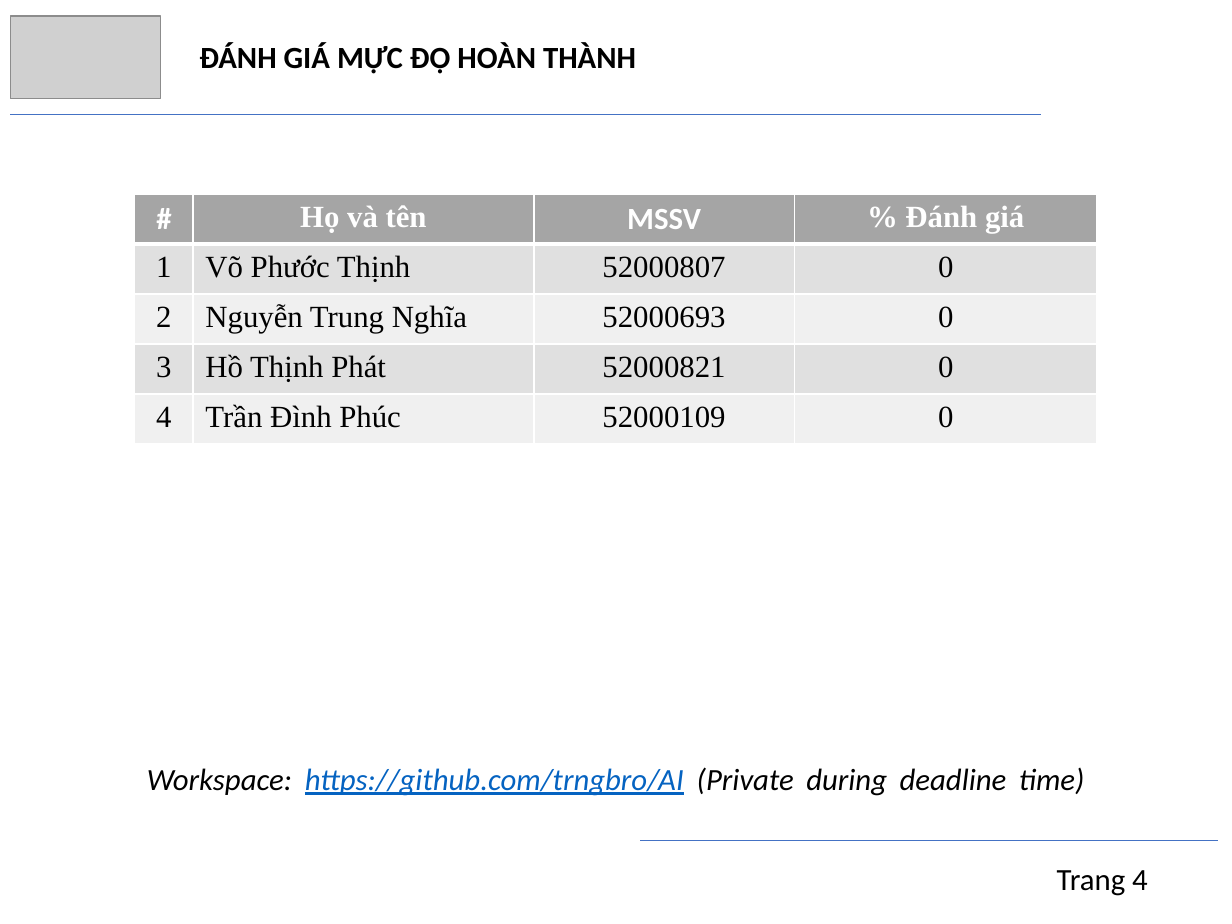
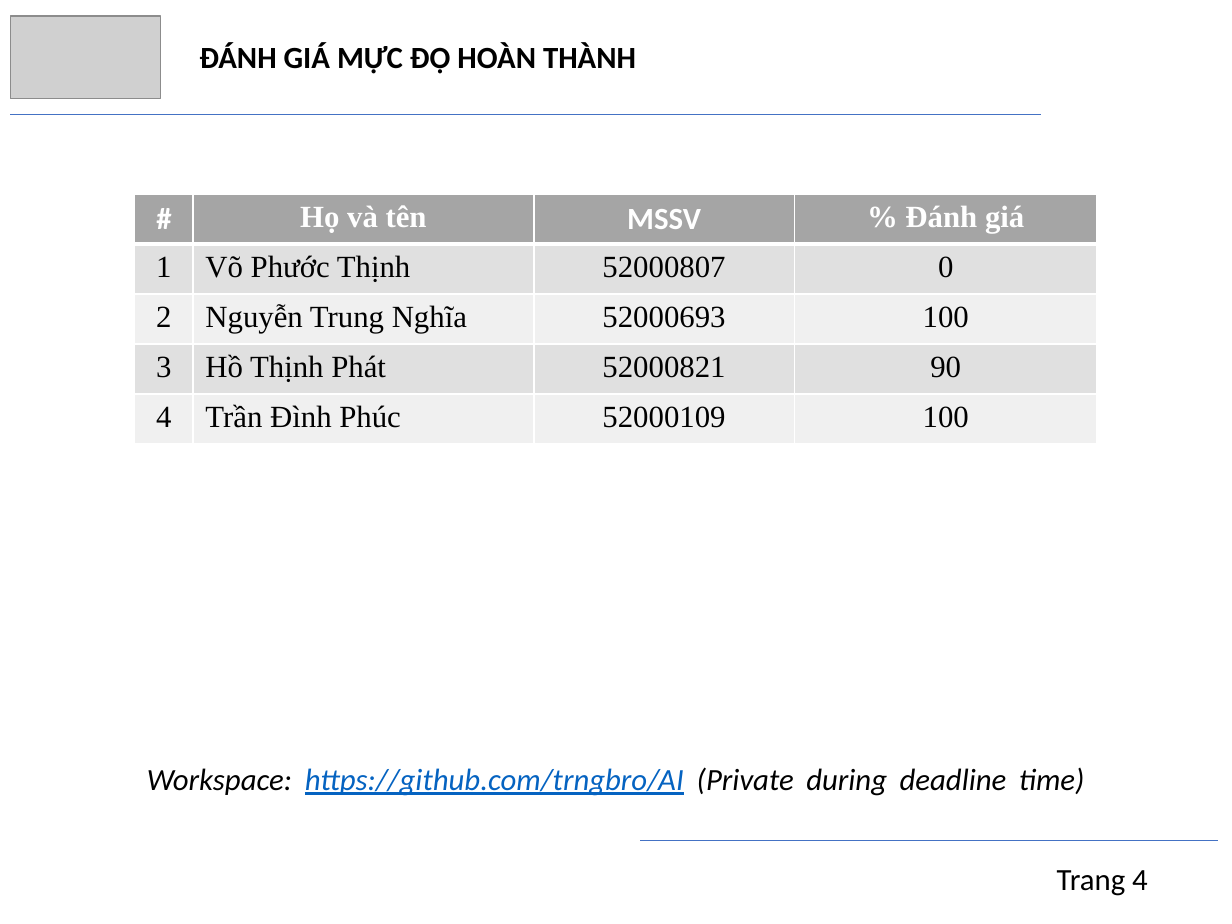
Before and after one commit to trngbro/AI, a slide deck: slide 3 of present/final/presentation.pptx. Drawn at 1232x924 pixels with LibreOffice and Linux fonts; fonts in the diff are those of the drawing; grey boxes stand for pictures. Boxes give left, top, right and bottom in pixels: in the first picture for what was removed or moved away, otherwise in the second. Text is boxed around its words. In the diff, an @@ line names an element or a change of style, - is before the commit and + after.

Commit message:
present

```diff
--- a/present/final/presentation.pptx
+++ b/present/final/presentation.pptx
@@ table at [134,195,1096,445] @@
-row 3, column 4: 0
+row 3, column 4: 100
-row 4, column 4: 0
+row 4, column 4: 90
-row 5, column 4: 0
+row 5, column 4: 100
```
